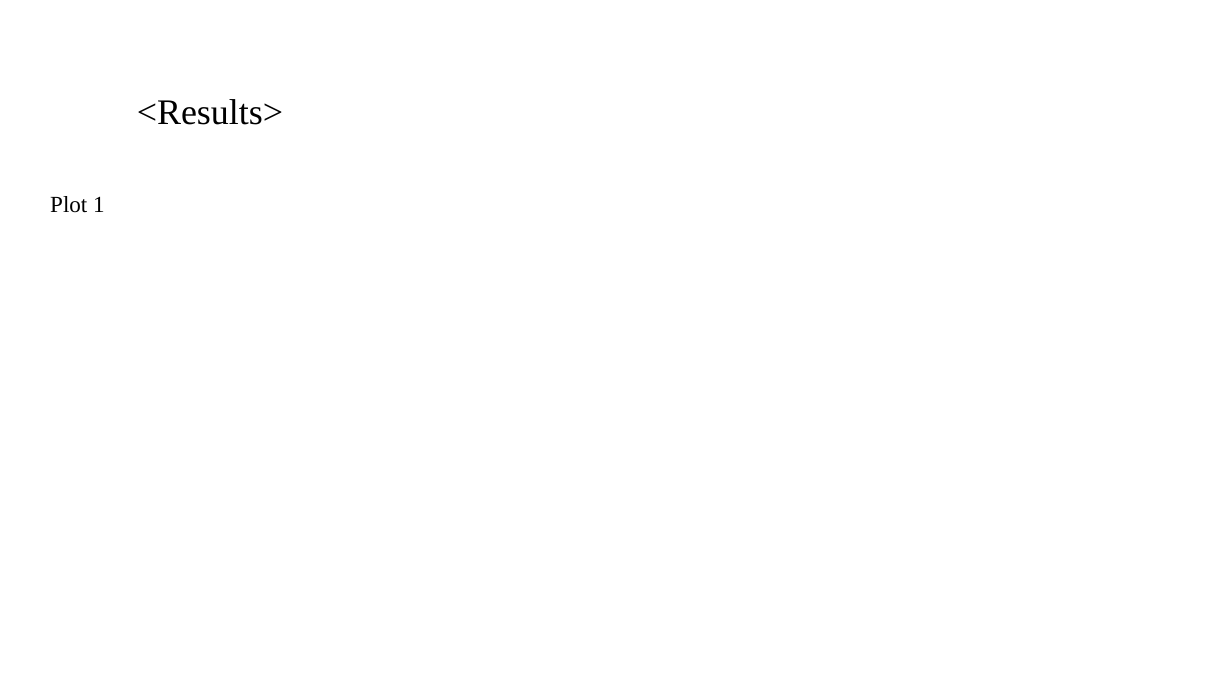
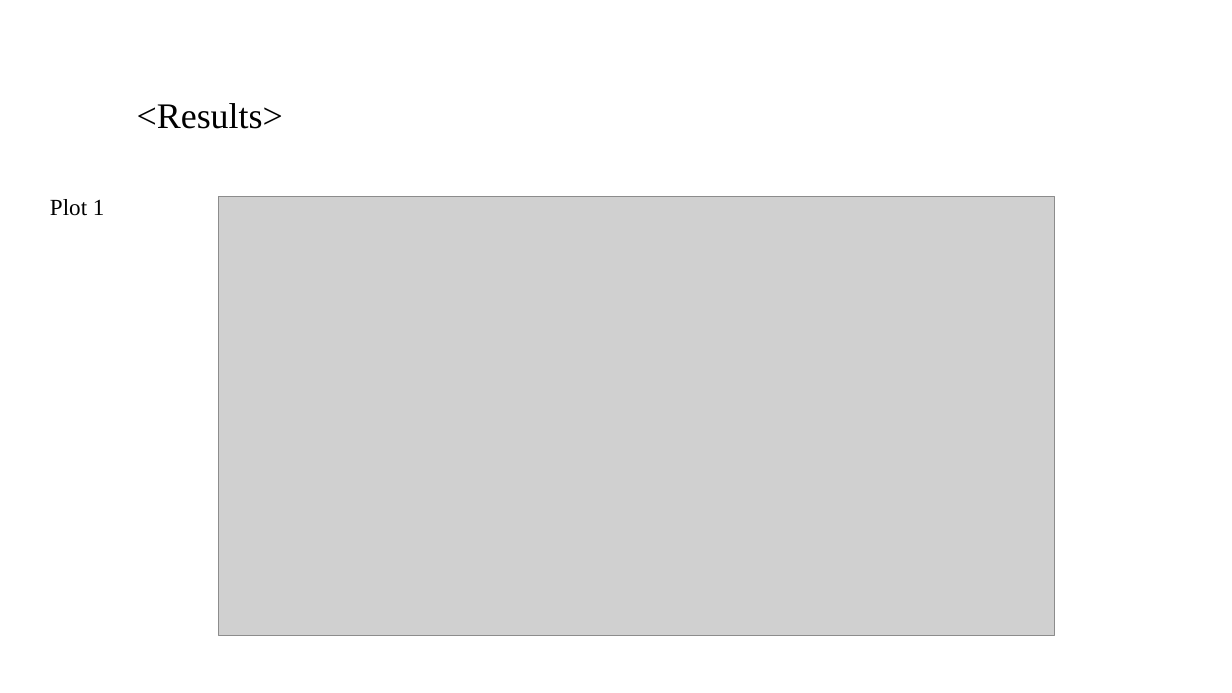
Before and after one commit to santhoshpkumar/Spark-Funds-Investment-CaseStudy, a slide deck: slide 7 of Spark Funds Presentation.pptx. Drawn at 1232x693 pixels with LibreOffice and Linux fonts; fonts in the diff are those of the drawing; grey boxes stand for pictures; background and template pictures are left out. Boxes give left, top, right and bottom in pixels: in the first picture for what was removed or moved away, otherwise in the second. Text is boxed around its words. In the diff, an @@ line names an element or a change of style, - is before the commit and + after.

```diff
--- a/Spark Funds Presentation.pptx
+++ b/Spark Funds Presentation.pptx
@@ text "<Results>" at (137,103,283,129): line spacing 0.9 to 1 @@
@@ text "Plot 1" at (50,199,105,216): line spacing 0.9 to 1; less space between paragraphs @@
@@ picture added at (218,197,1055,636) @@
```
Also in this commit, not shown: 9 other slides changed, 3 other files.
